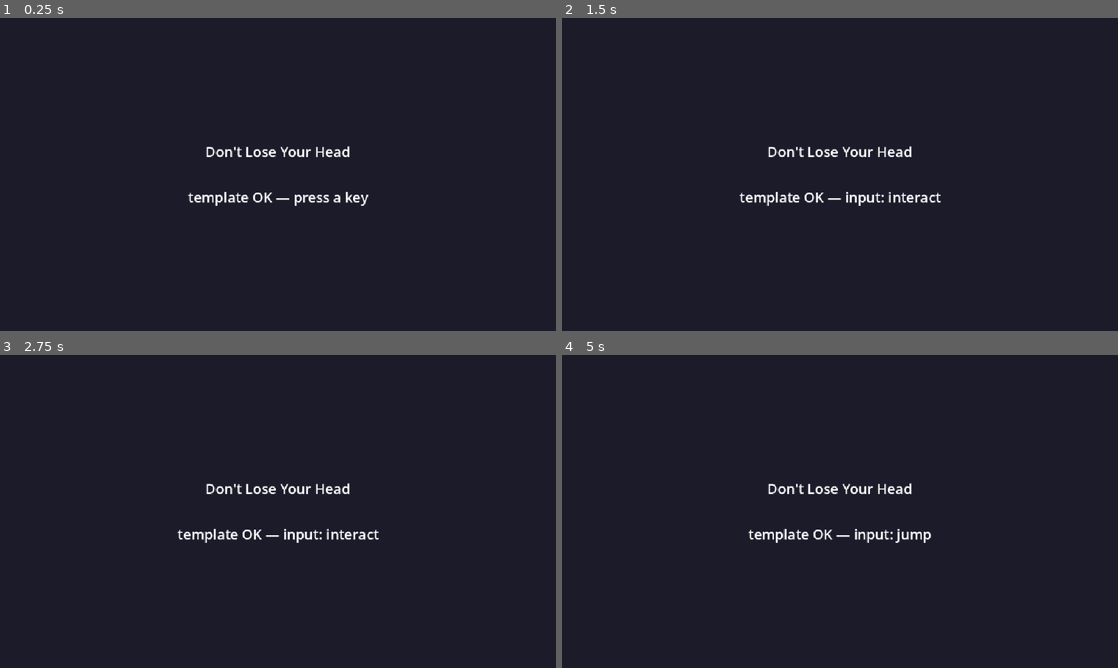
Above: before the commit, frames 1-4 (two rows, left to right).
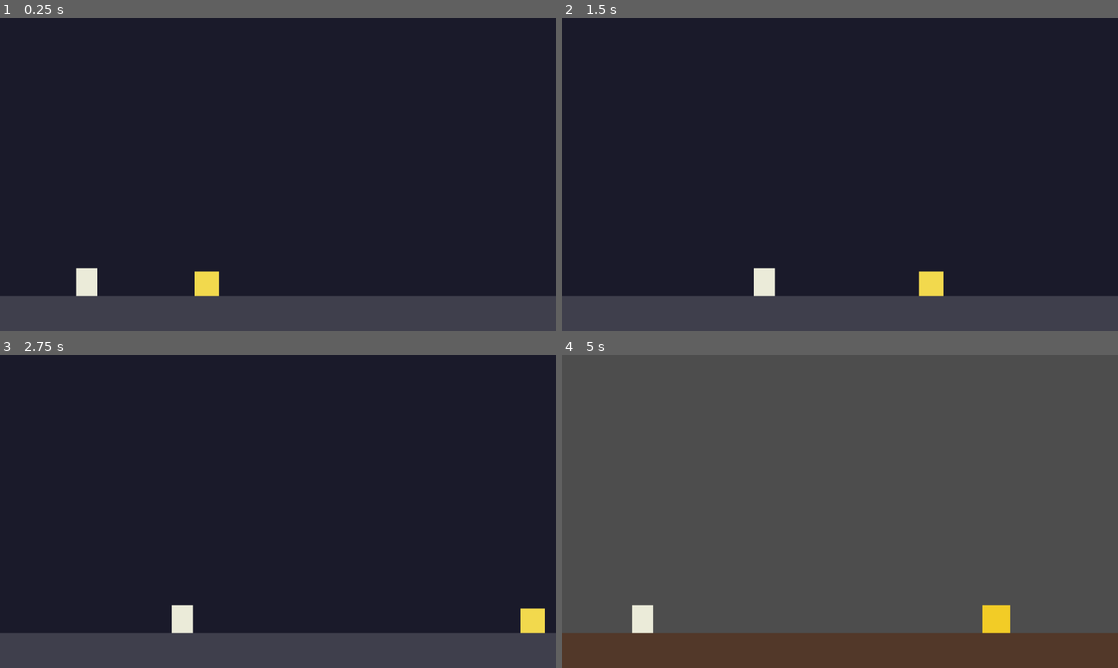
Above: after the commit, the same moments.

Repository: tucksravin/dont-lose-your-head
Game: Godot game, scene res://scenes/intro/intro.tscn
Same seed, same stepped clock (60 frames per second), same inputs: the game is played once before the commit and once after it. Before the commit the project starts from res://scenes/main.tscn.
Inputs:
- Up to frame 1 (0.25 s): no input
- Up to frame 2 (1.5 s): tap A (move_left) at 0.5 s; hold D (move_right) from 0.53 s (still down); tap E (interact) at 0.6, 1.35 s; tap Space (jump) at 0.77 s
- Up to frame 3 (2.75 s): tap Space (jump) at 1.52 s; release D (move_right) at 2.03 s; hold A (move_left) from 2.03 s (still down); tap E (interact) at 2.1 s
- Up to frame 4 (5 s): release A (move_left) at 2.78 s; hold D (move_right) 2.78-4.28 s; tap E (interact) at 2.85, 3.6, 4.35 s; tap Space (jump) at 3.02, 3.77, 4.52 s; tap R (restart) at 4.25 s; hold A (move_left) from 4.28 s (still down)

The runs differ from the first frame. In frame 1, 13% of the frame differs, in the area x 0-100%, y 40-100%; in frame 2, 13%; in frame 3, 13%; in frame 4, 100%, in the area x 0-100%, y 0-100%.

Commit message:
intitial intro and reunion scene (#3)

Diff:
--- a/project.godot
+++ b/project.godot
@@ -12,7 +12,7 @@
 
 config/name="Don't Lose Your Head"
 config/description="Body and Mind jam entry. The head pops off; the body chases it through the days until they're reunited."
-run/main_scene="res://scenes/main.tscn"
+run/main_scene="res://scenes/intro/intro.tscn"
 config/features=PackedStringArray("4.7", "GL Compatibility")
 config/icon="res://icon.svg"
 
--- a/scenes/days/day_template.tscn
+++ b/scenes/days/day_template.tscn
@@ -29,3 +29,4 @@
 
 [node name="SpatialGoal" parent="." unique_id=1109840832 instance=ExtResource("2_wb443")]
 position = Vector2(500, 320)
+next_scene = "res://scenes/reunion/reunion.tscn"
--- a/scenes/gameplay/spatial_goal.gd
+++ b/scenes/gameplay/spatial_goal.gd
@@ -1,10 +1,15 @@
 extends Area2D
-## SpatialGoal — the day's destination marker. Logs a win when the body reaches it.
+## SpatialGoal — the day's destination marker.
+## When the body reaches it, load next_scene via the Game autoload.
+## Set next_scene in the Inspector (or as a property override in the day's .tscn).
+
+@export var next_scene: String = ""
+
 
 func _ready() -> void:
 	body_entered.connect(_on_body_entered)
 
 
 func _on_body_entered(body: Node2D) -> void:
-	if body is CharacterBody2D:
-		print("You won")
+	if body is CharacterBody2D and not next_scene.is_empty():
+		Game.change_scene(next_scene)
--- /dev/null
+++ b/scenes/intro/intro.gd
@@ -0,0 +1,88 @@
+extends Node2D
+## Intro scene — scripted head chase.
+##
+## The head blob (HeadBlob, CharacterBody2D) moves right on a scripted path.
+## The player controls the body via the instanced body.tscn scene, which runs
+## its own _physics_process. When the head exits the viewport, both are
+## auto-scrolled off screen (body.gd is disabled) and the next scene loads.
+##
+## NOTE: Camera2D is static (fixed at viewport centre) rather than parented to
+## HeadBlob. This lets the head visibly run off the right edge — the whole
+## visual point of the intro shot. Game-day scenes follow the head instead.
+##
+## TODO(cutscene): Before Phase.CHASE, add a short Tween separation animation:
+##   skeleton stands still → intrusive thoughts appear →
+##   head "pops" off (scale bounce + rightward Tween) → CHASE begins.
+##   Docs: https://docs.godotengine.org/en/stable/classes/class_tween.html
+
+enum Phase { CHASE, EXIT }
+
+## How fast the head blob moves right (px/s).
+@export var head_speed: float = 150.0
+## Downward gravity for the head blob (px/s²). Body gravity is in body.gd.
+@export var gravity: float = 980.0
+## Pixels past the right viewport edge before EXIT triggers.
+@export var exit_margin: float = 120.0
+## Seconds to wait after EXIT starts before changing scene.
+@export var exit_delay: float = 1.2
+## Scene to load after the intro. body.tscn drives the player in CHASE;
+## once wired, swap to the real day 1 path.
+@export var next_scene: String = "res://scenes/days/day_template.tscn"
+
+@onready var head_blob: CharacterBody2D = $HeadBlob
+## Instanced body.tscn — body.gd drives player input in CHASE phase.
+@onready var body_blob: CharacterBody2D = $Body
+
+var phase: Phase = Phase.CHASE
+var _exiting: bool = false
+
+
+func _physics_process(delta: float) -> void:
+	match phase:
+		Phase.CHASE:
+			_move_head(delta)
+			# body.gd handles player input automatically in CHASE.
+			_check_exit()
+		Phase.EXIT:
+			_scroll_blob(head_blob, delta)
+			_scroll_blob(body_blob, delta)
+
+
+## Scripted rightward movement for the head blob.
+func _move_head(delta: float) -> void:
+	head_blob.velocity.x = head_speed
+	if head_blob.is_on_floor():
+		head_blob.velocity.y = 0.0
+	else:
+		head_blob.velocity.y += gravity * delta
+	head_blob.move_and_slide()
+
+
+## Check whether the head has exited the right side of the viewport.
+## get_viewport_rect() returns screen pixels (0,0)→(640,360) regardless of
+## camera. With a static camera at (320,180) this maps 1-to-1 to world coords.
+func _check_exit() -> void:
+	if _exiting:
+		return
+	var right_edge: float = get_viewport_rect().size.x
+	if head_blob.global_position.x > right_edge + exit_margin:
+		_exiting = true
+		# Disable body.gd so we can drive the body manually in EXIT phase.
+		# PROCESS_MODE_DISABLED stops _physics_process without removing the node.
+		body_blob.process_mode = Node.PROCESS_MODE_DISABLED
+		phase = Phase.EXIT
+		get_tree().create_timer(exit_delay).timeout.connect(_on_exit_delay)
+
+
+## Move a CharacterBody2D rightward at head_speed with gravity; used in EXIT.
+func _scroll_blob(blob: CharacterBody2D, delta: float) -> void:
+	blob.velocity.x = head_speed
+	if blob.is_on_floor():
+		blob.velocity.y = 0.0
+	else:
+		blob.velocity.y += gravity * delta
+	blob.move_and_slide()
+
+
+func _on_exit_delay() -> void:
+	Game.change_scene(next_scene)
--- /dev/null
+++ b/scenes/intro/intro.tscn
@@ -0,0 +1,47 @@
+[gd_scene load_steps=5 format=3]
+
+[ext_resource type="Script" path="res://scenes/intro/intro.gd" id="1_intro"]
+[ext_resource type="PackedScene" uid="uid://ckkidbot3beas" path="res://scenes/body/body.tscn" id="2_body"]
+
+[sub_resource type="WorldBoundaryShape2D" id="WorldBoundaryShape2D_1"]
+
+[sub_resource type="RectangleShape2D" id="RectangleShape2D_head"]
+size = Vector2(28, 28)
+
+[node name="IntroScene" type="Node2D"]
+script = ExtResource("1_intro")
+
+[node name="Background" type="Polygon2D" parent="."]
+z_index = -1
+polygon = PackedVector2Array(0, 0, 640, 0, 640, 360, 0, 360)
+color = Color(0.105882, 0.105882, 0.164706, 1)
+
+[node name="Camera2D" type="Camera2D" parent="."]
+position = Vector2(320, 180)
+
+[node name="Ground" type="StaticBody2D" parent="."]
+position = Vector2(0, 320)
+
+[node name="CollisionShape2D" type="CollisionShape2D" parent="Ground"]
+shape = SubResource("WorldBoundaryShape2D_1")
+
+[node name="Visual" type="Polygon2D" parent="Ground"]
+polygon = PackedVector2Array(-5000, 0, 5000, 0, 5000, 50, -5000, 50)
+color = Color(0.25, 0.25, 0.3, 1)
+
+[node name="HeadBlob" type="CharacterBody2D" parent="."]
+position = Vector2(200, 320)
+
+[node name="CollisionShape2D" type="CollisionShape2D" parent="HeadBlob"]
+position = Vector2(0, -14)
+shape = SubResource("RectangleShape2D_head")
+
+[node name="Visual" type="ColorRect" parent="HeadBlob"]
+offset_left = -14.0
+offset_top = -28.0
+offset_right = 14.0
+mouse_filter = 2
+color = Color(0.95, 0.85, 0.3, 1)
+
+[node name="Body" parent="." instance=ExtResource("2_body")]
+position = Vector2(100, 320)
--- /dev/null
+++ b/scenes/reunion/reunion.gd
@@ -0,0 +1,80 @@
+extends Node2D
+## Reunion scene.
+##
+## Player walks the body (body.tscn, CharacterBody2D) toward the stationary
+## head (head.tscn, RigidBody2D). body.gd drives player input automatically.
+## head.tscn settles on the floor via its own RigidBody2D physics — no manual
+## gravity needed here.
+##
+## When within interact_distance and the player presses "interact", a chained
+## Tween snaps the body to the head, fades to black, then loads next_scene.
+##
+## Tween — Godot's built-in interpolator; create_tween() ties its lifetime to
+## the scene tree so it cleans itself up automatically.
+## Docs: https://docs.godotengine.org/en/stable/classes/class_tween.html
+##
+## TODO(cutscene): Later iteration — after the snap, play a short sequence where
+## the head turns to face the camera and the body walks into the screen before
+## the fade. That would live here as additional tween steps after Phase.MERGING.
+
+enum Phase { WALKING, MERGING, DONE }
+
+## Distance in pixels at which the interact prompt appears and "interact" works.
+@export var interact_distance: float = 64.0
+## Duration of the body-snaps-to-head animation (seconds).
+@export var merge_duration: float = 0.4
+## Duration of the fade-to-black (seconds).
+@export var fade_duration: float = 0.8
+## Scene to load after the reunion. Swap for credits / ending when ready.
+@export var next_scene: String = "res://scenes/main.tscn"
+
+## head.tscn root is a RigidBody2D — physics settles it on the floor for free.
+@onready var head_blob: RigidBody2D = $Head
+## body.tscn root is a CharacterBody2D — body.gd drives player input.
+@onready var body_blob: CharacterBody2D = $Body
+@onready var interact_prompt: Label = $InteractPrompt
+@onready var fade: ColorRect = $FadeOverlay/Fade
+
+var phase: Phase = Phase.WALKING
+
+
+func _physics_process(_delta: float) -> void:
+	if phase == Phase.WALKING:
+		_check_interact()
+
+
+## Show/hide the prompt and handle the interact press.
+## body.gd and head.tscn's RigidBody2D handle movement on their own.
+func _check_interact() -> void:
+	var dist: float = body_blob.global_position.distance_to(head_blob.global_position)
+	interact_prompt.visible = dist < interact_distance
+	if dist < interact_distance and Input.is_action_just_pressed("interact"):
+		_begin_merge()
+
+
+## Kick off the merge → fade → scene-change tween chain.
+func _begin_merge() -> void:
+	phase = Phase.MERGING
+	interact_prompt.visible = false
+
+	# Freeze the head so physics doesn't shift it mid-animation.
+	# RigidBody2D.freeze = true halts all physics simulation on that body.
+	head_blob.freeze = true
+
+	# Disable body.gd so it stops reading input and calling move_and_slide().
+	# With process_mode DISABLED, the CharacterBody2D holds position, letting
+	# the Tween set global_position directly without fighting physics.
+	body_blob.process_mode = Node.PROCESS_MODE_DISABLED
+
+	var tw: Tween = create_tween()
+	# Step 1: snap body to head position.
+	tw.tween_property(body_blob, "global_position",
+			head_blob.global_position, merge_duration)\
+		.set_ease(Tween.EASE_OUT).set_trans(Tween.TRANS_QUAD)
+	# Step 2: fade screen to black.
+	tw.tween_property(fade, "modulate:a", 1.0, fade_duration)
+	# Step 3: load the next scene once the fade completes.
+	tw.tween_callback(func() -> void:
+		phase = Phase.DONE
+		Game.change_scene(next_scene)
+	)
--- /dev/null
+++ b/scenes/reunion/reunion.tscn
@@ -0,0 +1,62 @@
+[gd_scene load_steps=6 format=3]
+
+[ext_resource type="Script" path="res://scenes/reunion/reunion.gd" id="1_reunion"]
+[ext_resource type="PackedScene" uid="uid://ckkidbot3beas" path="res://scenes/body/body.tscn" id="2_body"]
+[ext_resource type="PackedScene" path="res://scenes/head/head.tscn" id="3_head"]
+
+[sub_resource type="RectangleShape2D" id="RectangleShape2D_floor"]
+size = Vector2(640, 40)
+
+[sub_resource type="LabelSettings" id="LabelSettings_prompt"]
+font_size = 10
+font_color = Color(1, 1, 1, 1)
+
+[node name="ReunionScene" type="Node2D"]
+script = ExtResource("1_reunion")
+
+[node name="Background" type="Polygon2D" parent="."]
+z_index = -1
+polygon = PackedVector2Array(0, 0, 640, 0, 640, 360, 0, 360)
+color = Color(0.105882, 0.105882, 0.164706, 1)
+
+[node name="Camera2D" type="Camera2D" parent="."]
+position = Vector2(320, 180)
+
+[node name="Floor" type="StaticBody2D" parent="."]
+
+[node name="CollisionShape2D" type="CollisionShape2D" parent="Floor"]
+position = Vector2(320, 340)
+shape = SubResource("RectangleShape2D_floor")
+
+[node name="Visual" type="ColorRect" parent="Floor"]
+offset_top = 320.0
+offset_right = 640.0
+offset_bottom = 360.0
+mouse_filter = 2
+color = Color(0.32, 0.22, 0.16, 1)
+
+[node name="Head" parent="." instance=ExtResource("3_head")]
+position = Vector2(480, 250)
+
+[node name="Body" parent="." instance=ExtResource("2_body")]
+position = Vector2(100, 320)
+
+[node name="InteractPrompt" type="Label" parent="."]
+visible = false
+position = Vector2(452, 264)
+size = Vector2(80, 20)
+text = "E: reunite"
+horizontal_alignment = 1
+label_settings = SubResource("LabelSettings_prompt")
+
+[node name="FadeOverlay" type="CanvasLayer" parent="."]
+layer = 10
+
+[node name="Fade" type="ColorRect" parent="FadeOverlay"]
+anchors_preset = 15
+anchor_right = 1.0
+anchor_bottom = 1.0
+grow_horizontal = 2
+grow_vertical = 2
+color = Color(0, 0, 0, 1)
+modulate = Color(1, 1, 1, 0)
Not shown, added: scenes/intro/intro.gd.uid
Not shown, added: scenes/reunion/reunion.gd.uid
Not shown, changed: claudeWorkJournal.md
